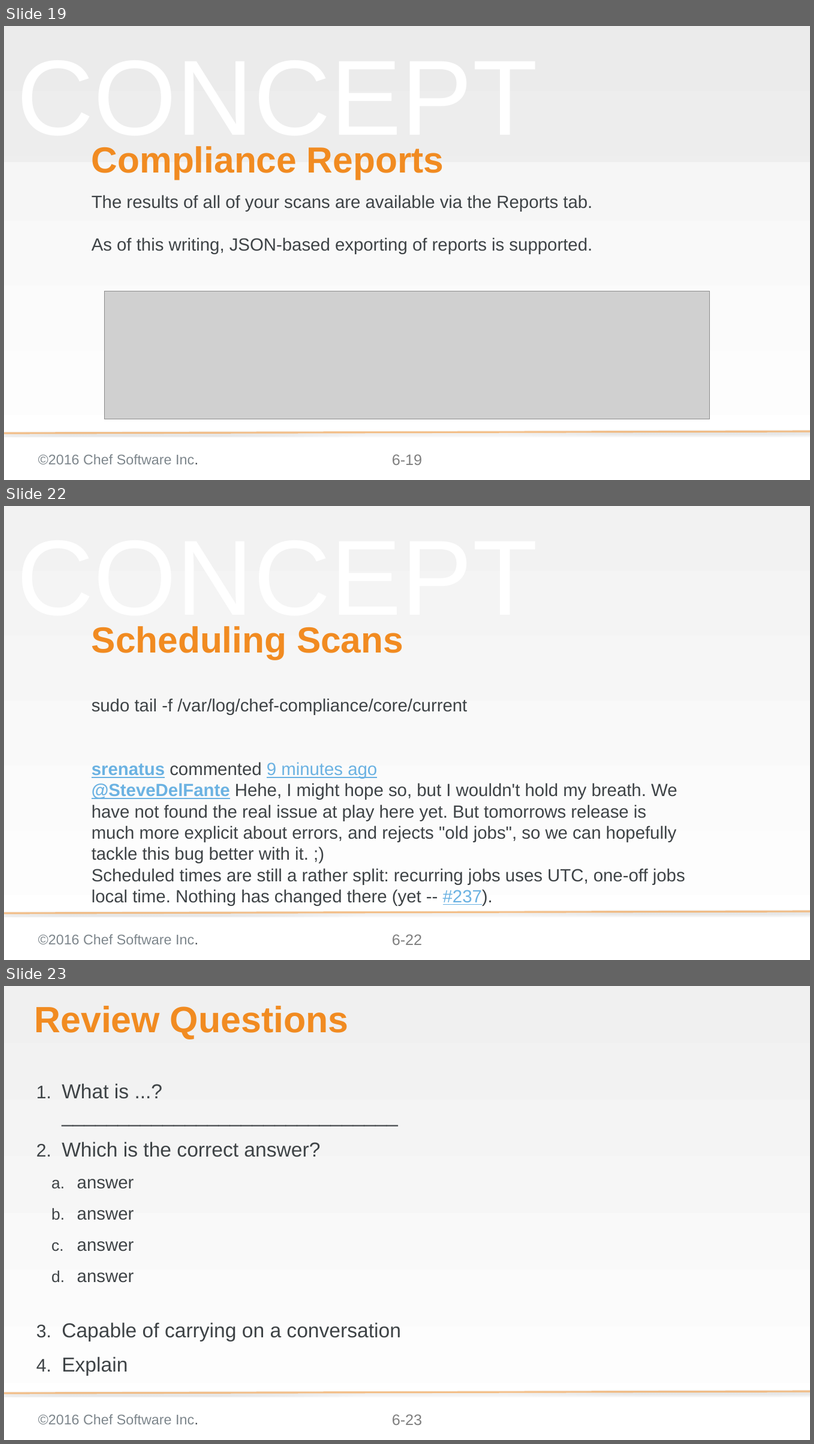
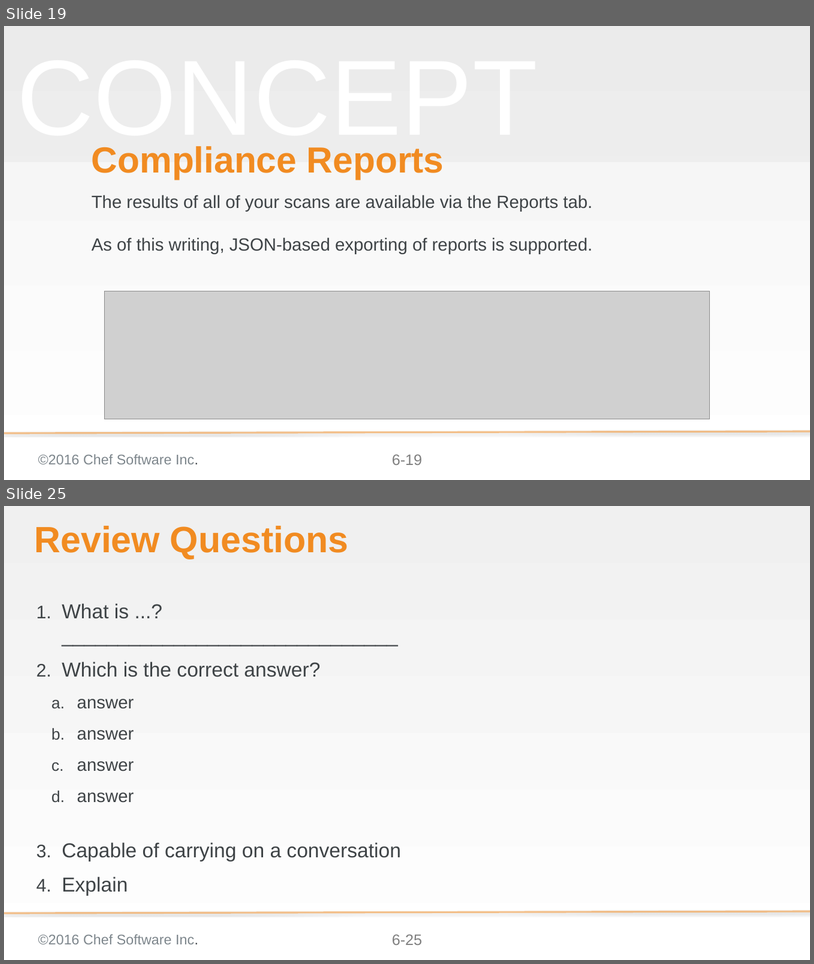
Before and after one commit to bchamby/chef-compliance-installation-configuration-operation, a slide deck: 06-scheduling-scans-reports.pptx. Shown one above the other, each under a label of ours: slides 19, 22 and 23 before the commit, slides 19 and 25 after it; the slides between them are not shown. The pictures are 814x1444 and 814x964 pixels, drawn with LibreOffice and Linux fonts; fonts in the diff are those of the drawing; grey boxes stand for pictures; background and template pictures are left out. Boxes give left, top, right and bottom in pixels: in the first picture for what was removed or moved away, otherwise in the second. Text is boxed around its words. In the diff, an @@ line names an element or a change of style, - is before the commit and + after.

```diff
--- a/06-scheduling-scans-reports.pptx
+++ b/06-scheduling-scans-reports.pptx
@@ slide 22 removed at <box>4,506,810,960</box>, background gradient #F2F2F2 to #FFFFFF; not listed: 4 template elements that a slide beside it also shows @@
@@ title removed at <box>92,626,404,659</box> @@
-Scheduling Scans
@@ subtitle removed at <box>92,698,686,885</box> @@
-sudo tail -f /var/log/chef-compliance/core/current
-srenatus commented 9 minutes ago
-@SteveDelFante Hehe, I might hope so, but I wouldn't hold my breath. We have not found the real issue at play here yet. But tomorrows release is much more explicit about errors, and rejects "old jobs", so we can hopefully tackle this bug better with it. ;)
-Scheduled times are still a rather split: recurring jobs uses UTC, one-off jobs local time. Nothing has changed there (yet -- #237).
@@ what was slide 23 is now slide 25 @@
@@ page number at <box>392,934,422,945</box>: text changed @@
-6-23
+6-25
```
Also in this commit, not shown: 7 slides changed, 3 slides added.
